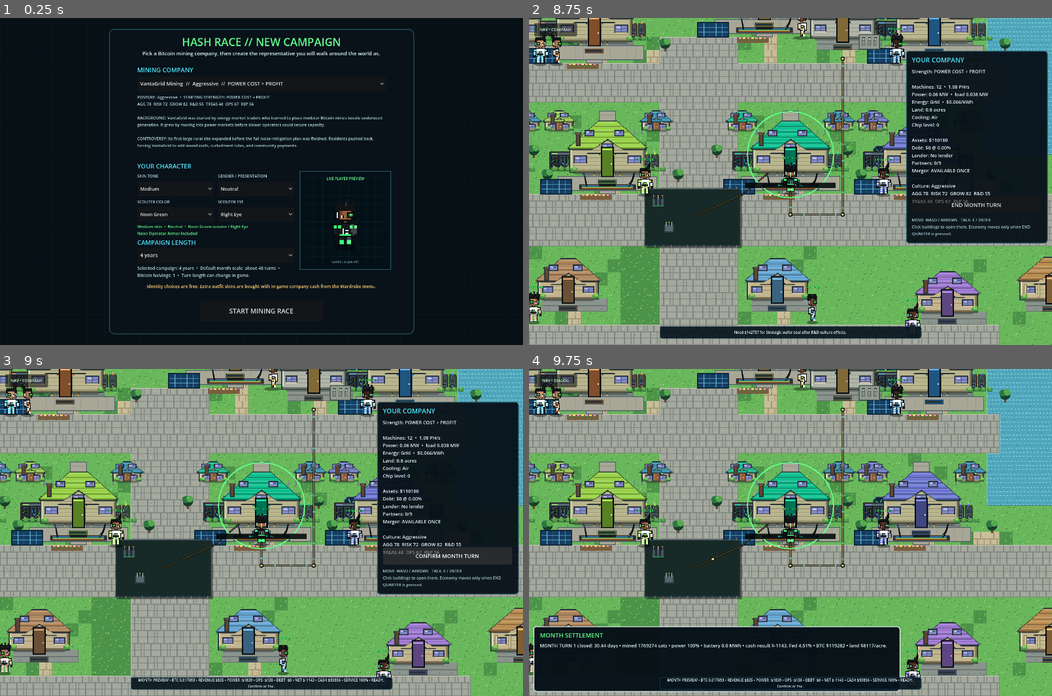
Above: before the commit, frames 1-4 (two rows, left to right).
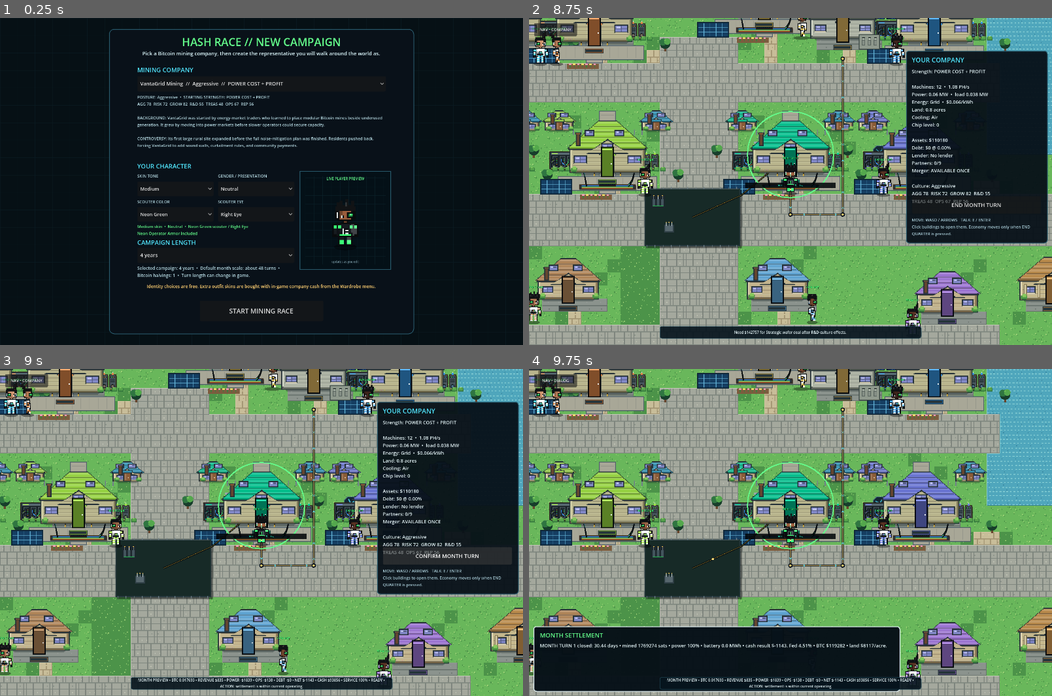
Above: after the commit, the same moments.

Repository: 1freetech/HashRace
Game: Godot game, scene res://scenes/campaign_setup.tscn
Two runs of this game, one before a commit and one after it. Both use one fixed random seed, a clock stepped at 60 frames per second and the inputs below.
Inputs (mouse positions are in pixels of both pictures, inside the frame that each line leads up to):
- Up to frame 1 (0.25 s): no input
- Up to frame 2 (8.75 s): click "START MINING RACE" at 0.5 s; click "NAV • WORLD" at 1.25 s; click "WORLD" at 2 s; tap Enter (ui_accept) at 2.75, 3.02 s; move the mouse to (764, 246) at 2.77 s; hold W 2.78-3.5 s; tap E at 2.85 s; click (764, 246) at 2.92 s; click "TREASURY HOLD" at 3.5 s; click "UPGRADE COOLING" at 4.25 s; click "UPGRADE CHIPS" at 5 s; click "NAV • DIALOG" at 5.75 s; click "MINING OPS" at 6.5 s; click "NAV • MINING OPS" at 7.25 s; click "COMPANY" at 8 s
- Up to frame 3 (9 s): click "END MONTH TURN" at 8.75 s
- Up to frame 4 (9.75 s): click "CONFIRM MONTH TURN" at 9.5 s

Frames 1-2 are identical in both runs. In frame 3, 0.4% of the frame differs, in the area x 26-74%, y 94-98%; in frame 4, 0.4%.

Commit message:
Wire the live Godot world to v0.099 so the actionable settlement guidance is part of the playable client. The existing gameplay stack remains inherited unchanged below the new turn-preview layer.

Diff:
--- a/Godot/scenes/world.tscn
+++ b/Godot/scenes/world.tscn
@@ -1,7 +1,7 @@
 [gd_scene load_steps=3 format=3]
 
-; Release inheritance compatibility: world_v098.gd -> world_v097.gd -> world_v096.gd -> world_v095.gd -> world_v094.gd -> world_v093.gd -> world_v092.gd -> world_v091.gd -> world_v090.gd -> world_v089.gd -> world_v088.gd -> world_v087.gd -> prior visual/gameplay stack. v0.098 makes turn economics readable before settlement; v0.097 rebuilds terrain and buildings with sprite-first RPG pixel art, adjacency-aware edges, landscaping, and coherent 3/4 roof silhouettes.
-[ext_resource path="res://scripts/world_v098.gd" type="Script" id="1_world"]
+; Release inheritance compatibility: world_v099.gd -> world_v098.gd -> world_v097.gd -> world_v096.gd -> world_v095.gd -> world_v094.gd -> world_v093.gd -> world_v092.gd -> world_v091.gd -> world_v090.gd -> world_v089.gd -> world_v088.gd -> world_v087.gd -> prior visual/gameplay stack. v0.099 adds actionable recovery guidance to the readable v0.098 turn economics preview.
+[ext_resource path="res://scripts/world_v099.gd" type="Script" id="1_world"]
 [ext_resource path="res://scripts/live_treasury_controls.gd" type="Script" id="2_treasury"]
 
 [node name="HashRaceRPGStrategyWorld" type="Node2D"]
@@ -12,21 +12,3 @@
 
 [node name="BootFallback" type="CanvasLayer" parent="."]
 layer = 100
-
-[node name="Background" type="ColorRect" parent="BootFallback"]
-offset_right = 1440.0
-offset_bottom = 900.0
-color = Color(0.0235, 0.0627, 0.0824, 1)
-mouse_filter = 2
-
-[node name="Message" type="Label" parent="BootFallback"]
-offset_left = 360.0
-offset_top = 370.0
-offset_right = 1080.0
-offset_bottom = 470.0
-text = "HASH RACE\nLoading mining district..."
-horizontal_alignment = 1
-vertical_alignment = 1
-theme_override_colors/font_color = Color(0.35, 1, 0.55, 1)
-theme_override_font_sizes/font_size = 22
-mouse_filter = 2
